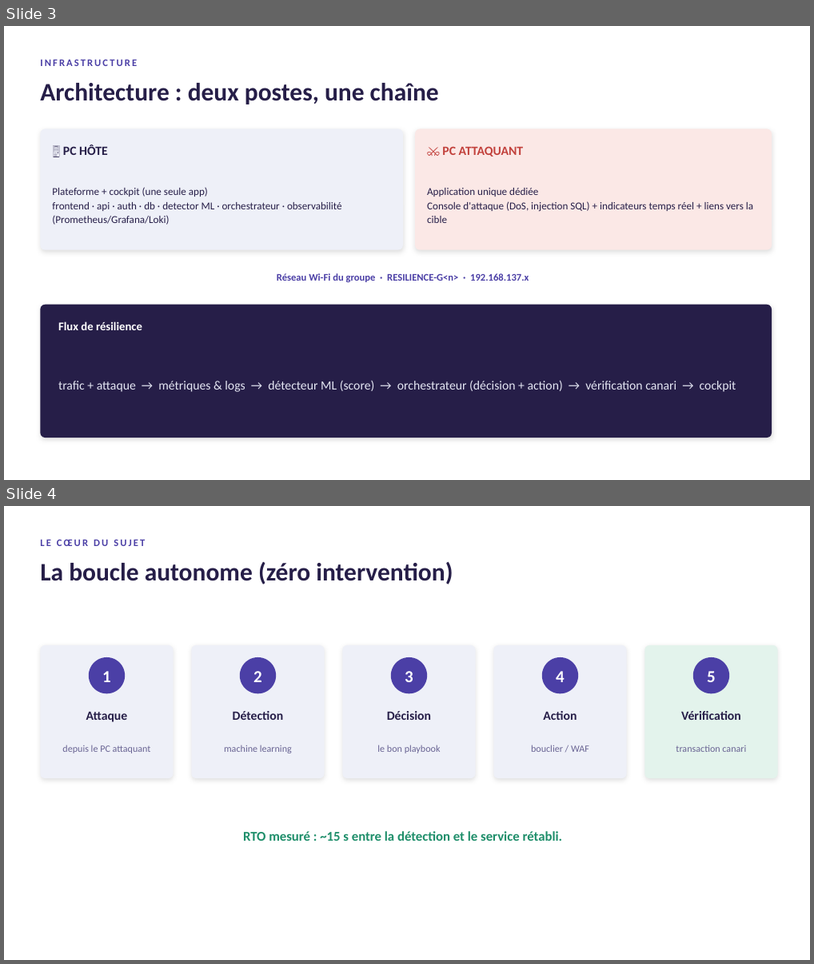
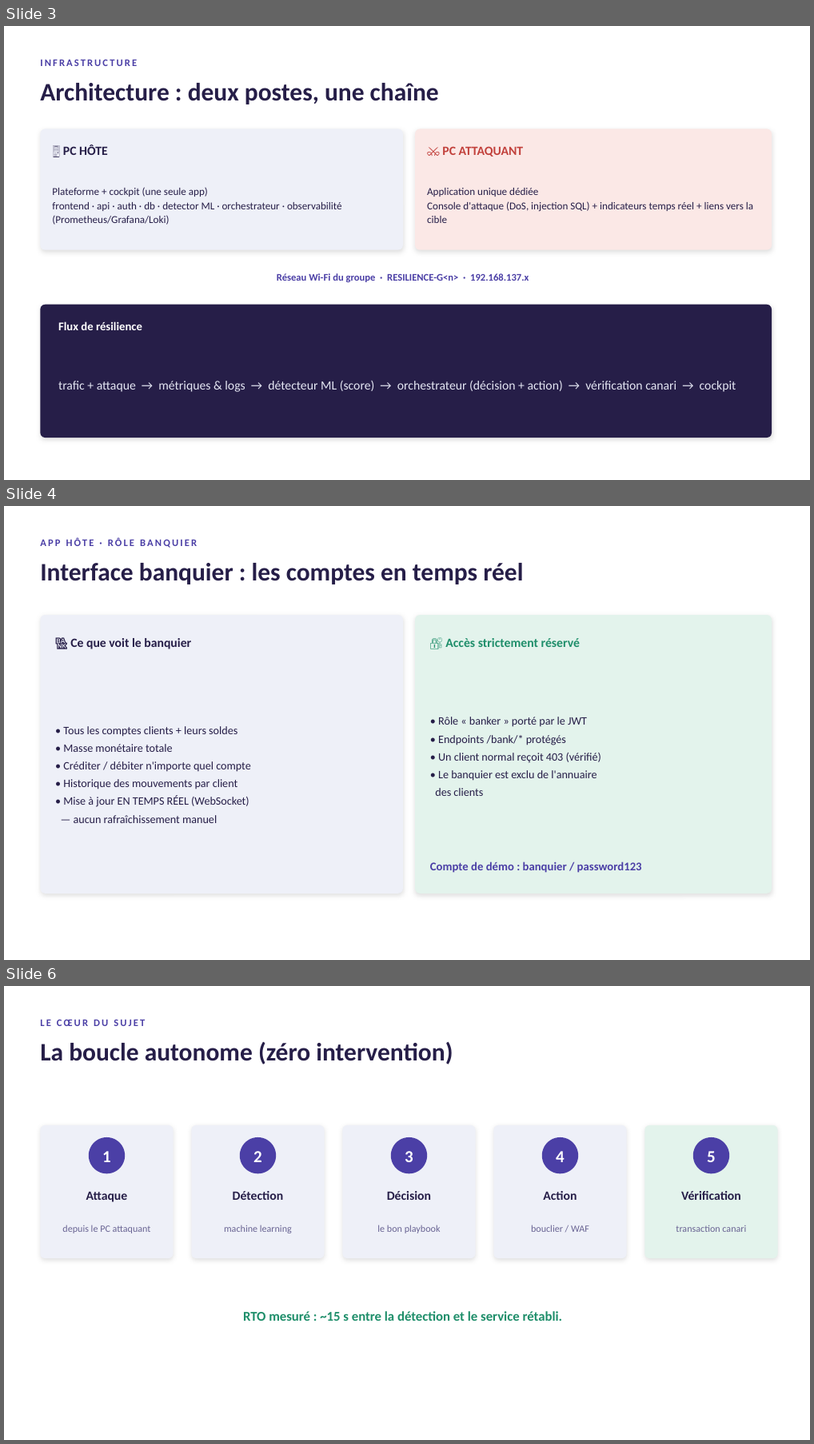
Before and after one commit to bigwihodari/Resilience-Alpha, a slide deck: livrables/Presentation-RESILIENCE-ALPHA.pptx. Shown one above the other, each under a label of ours: slides 3 and 4 before the commit, slides 3, 4 and 6 after it; the slides between them are not shown. The pictures are 814x964 and 814x1444 pixels, drawn with LibreOffice and Linux fonts; fonts in the diff are those of the drawing. Boxes give left, top, right and bottom in pixels: in the first picture for what was removed or moved away, otherwise in the second. Text is boxed around its words. In the diff, an @@ line names an element or a change of style, - is before the commit and + after.

```diff
--- a/livrables/Presentation-RESILIENCE-ALPHA.pptx
+++ b/livrables/Presentation-RESILIENCE-ALPHA.pptx
@@ slide 4 added at bbox=[4, 506, 810, 960], background #FFFFFF @@
@@ text added at bbox=[40, 537, 197, 548], 12 pt, text #4B3FA6, bold @@
+APP HÔTE · RÔLE BANQUIER
@@ text added at bbox=[40, 563, 523, 584], 30 pt, text #261E48, bold @@
+Interface banquier : les comptes en temps réel
@@ rounded rectangle added at bbox=[40, 615, 403, 893], fill #EEF0F8 @@
@@ rounded rectangle added at bbox=[415, 615, 772, 893], fill #E3F3EC @@
@@ text added at bbox=[70, 638, 191, 649], 15 pt, text #261E48, bold @@
+🏦 Ce que voit le banquier
@@ text added at bbox=[446, 638, 580, 647], 15 pt, text #1E8E6A, bold @@
+🔐 Accès strictement réservé
@@ text added at bbox=[435, 716, 602, 796], 13.5 pt, text #261E48 @@
+• Rôle « banker » porté par le JWT
+• Endpoints /bank/* protégés
+• Un client normal reçoit 403 (vérifié)
+• Le banquier est exclu de l'annuaire
+des clients
@@ text added at bbox=[63, 726, 251, 823], 13.5 pt, text #261E48 @@
+• Tous les comptes clients + leurs soldes
+• Masse monétaire totale
+• Créditer / débiter n'importe quel compte
+• Historique des mouvements par client
+• Mise à jour EN TEMPS RÉEL (WebSocket)
+— aucun rafraîchissement manuel
@@ text added at bbox=[430, 861, 642, 872], 14 pt, text #4B3FA6, bold @@
+Compte de démo : banquier / password123
@@ what was slide 4 is now slide 6 @@
```
Also in this commit, not shown: 2 slides changed, 2 other slides added, 4 other files.
